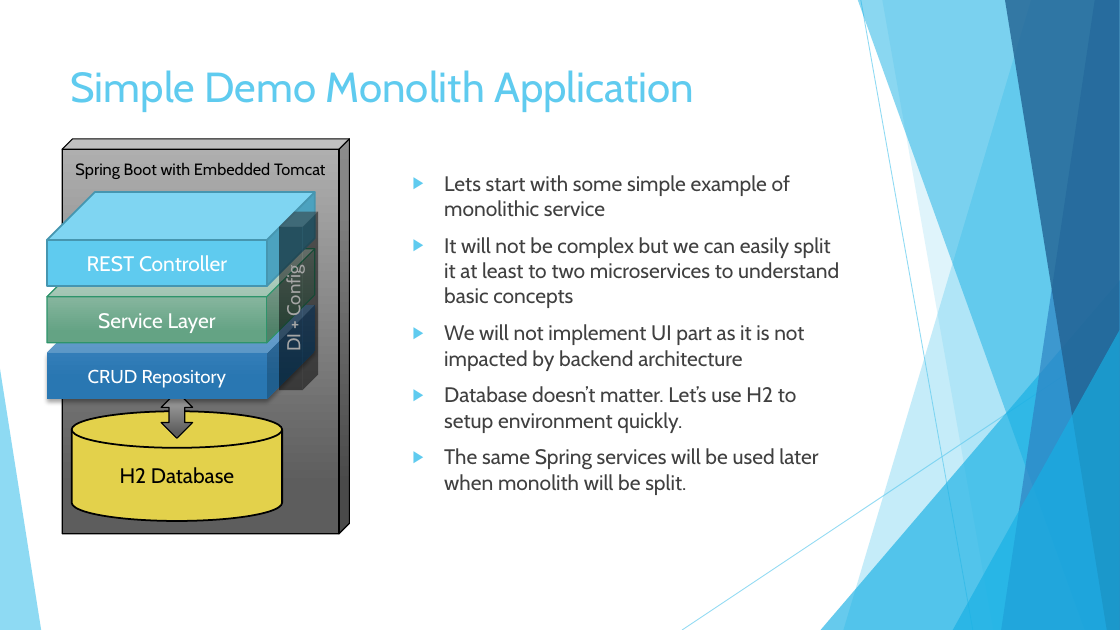
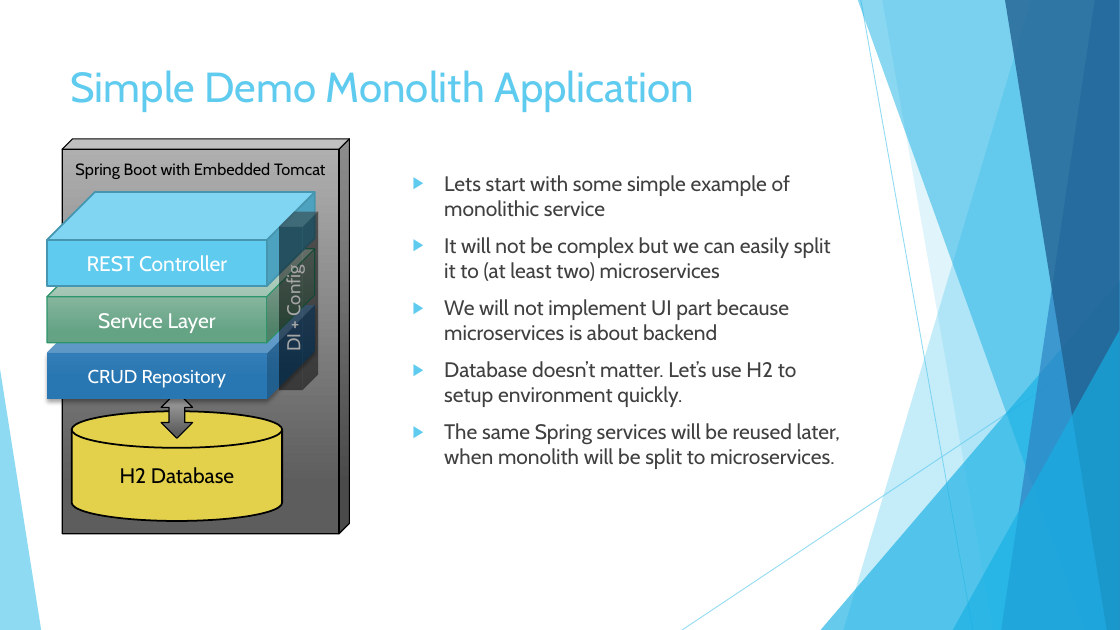
Before and after one commit to vlytsus/springboot-cloud-demo-one, a slide deck: slide 8 of docs/Introduction_To_Microservices_Part_1.pptx. Drawn at 1120x630 pixels with LibreOffice and Linux fonts; fonts in the diff are those of the drawing. Boxes give left, top, right and bottom in pixels: in the first picture for what was removed or moved away, otherwise in the second. Text is boxed around its words. In the diff, an @@ line names an element or a change of style, - is before the commit and + after.

Commit message:
Presentation updated

```diff
--- a/docs/Introduction_To_Microservices_Part_1.pptx
+++ b/docs/Introduction_To_Microservices_Part_1.pptx
@@ text at (444, 237, 831, 340): text changed @@
-▶ It will not be complex but we can easily split it at least to two microservices to understand basic concepts
-▶ We will not implement UI part as it is not impacted by backend architecture
+▶ It will not be complex but we can easily split it to (at least two) microservices
+▶ We will not implement UI part because microservices is about backend
@@ text at (444, 423, 840, 469): text changed @@
-▶ The same Spring services will be used later when monolith will be split.
+▶ The same Spring services will be reused later, when monolith will be split to microservices.
```
Also in this commit, not shown: 1 other slide changed, 2 slides added.
